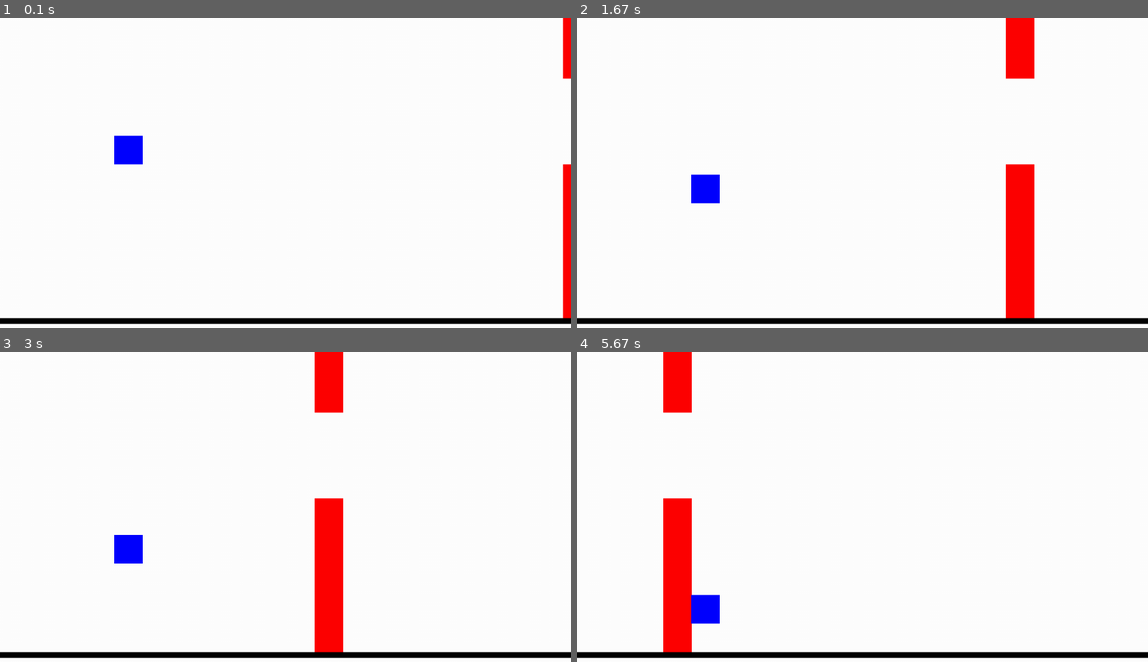
Above: before the commit, frames 1-4 (two rows, left to right).
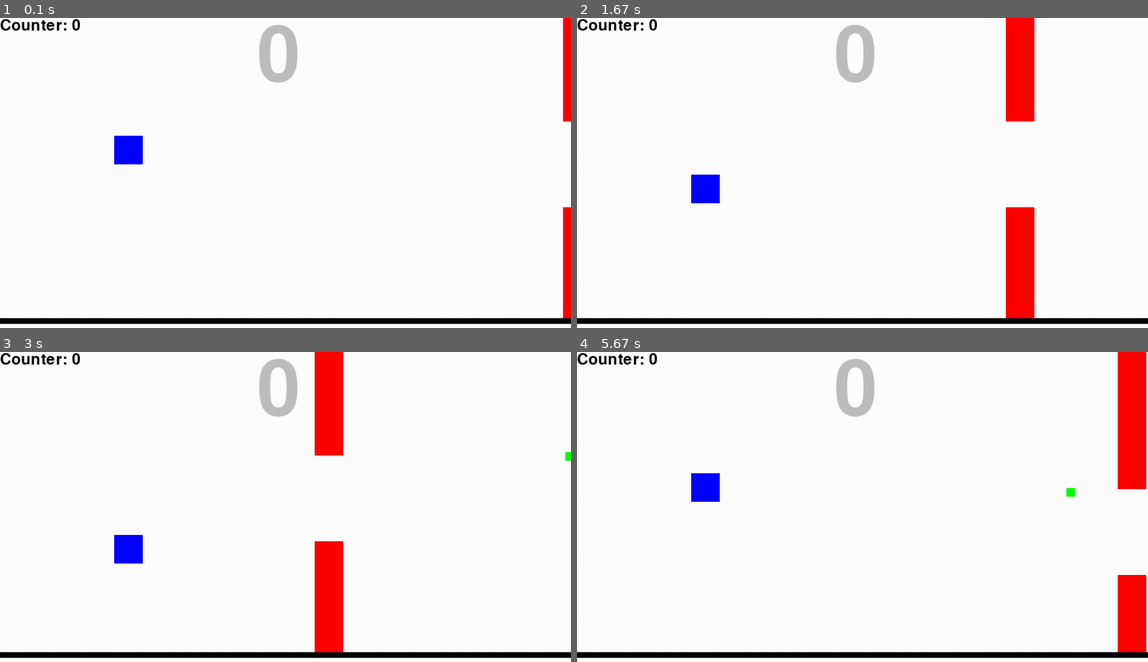
Above: after the commit, the same moments.

Repository: MaximusTrue/Spacedash
Game: pygame game, started from Spacedash.py
The game is run twice, just before and just after one commit, with the same random seed, the same clock (stepped at 60 frames per second) and the same inputs.
Inputs:
- Up to frame 1 (0.1 s): no input
- Up to frame 2 (1.67 s): tap Space at 0.33, 0.73, 1.03, 1.23, 1.57 s
- Up to frame 3 (3 s): tap Space at 1.87, 2.07, 2.37, 2.63, 2.97 s
- Up to frame 4 (5.67 s): tap Space at 3.27, 3.4, 3.8, 4.1, 4.47, 4.87, 5.17, 5.37 s; hold P from 5.3 s (still down)

The runs differ from the first frame. In frame 1, 1.4% of the frame differs, in the area x 0-100%, y 0-62%; in frame 2, 2.4%; in frame 3, 2.4%; in frame 4, 9.0%, in the area x 0-100%, y 0-97%.

Commit message:
Death, Reset, Collectable

Diff:
--- a/Spacedash.py
+++ b/Spacedash.py
@@ -2,10 +2,14 @@
 import random
 from pygame.locals import *
 
+def main():
 
+    gameVel = 1.5
 
-def main():
     pygame.init()
+    myFont = pygame.font.Font(None, 200)
+    myFontRest = pygame.font.Font(None, 72)
+    myFontSmall = pygame.font.Font(None, 40)
 
     pygame.display.set_caption("Spacedash")
 
@@ -21,16 +25,21 @@
 
     groundHeight = DISPLAY.get_height() - DISPLAY.get_height() / 8
 
-    MIN_AST_CLEARANCE = 80
-    astClearance = 150
+    MIN_WALL_CLEARANCE = 80
+    wallClearance = 150
 
-    ast = pygame.Vector2()
+    wall = pygame.Vector2()
 
-    ast.xy = DISPLAY.get_width(), random.randint(astClearance, int(groundHeight - astClearance))
-    astVel = 1.5
+    wall.xy = DISPLAY.get_width(), random.randint(75+wallClearance, int(groundHeight - 75))
 
     pointsScored = 0
     hasScored = False
+
+    collectable = pygame.Vector2()
+    collectable.xy = random.randint(DISPLAY.get_width(), DISPLAY.get_width() + int(DISPLAY.get_width() / 2) ), random.randint(15, int(groundHeight - 15))
+    collectableScore = 0
+
+    dead = False
 
     while True:
 
@@ -42,15 +51,15 @@
         DISPLAY.fill(WHITE)
 
         #Create random obstical BOTTOM
-        if ast.x < -50:
-            ast.y = random.randint(astClearance, int(groundHeight - astClearance))
-            ast.x = DISPLAY.get_width()
+        if wall.x < -50:
+            wall.y = random.randint(75+wallClearance, int(groundHeight - 75)) # - wallClearance
+            wall.x = DISPLAY.get_width()
             hasScored = False
 
-        pygame.draw.rect(DISPLAY, "red", (ast.x, ast.y, 50, DISPLAY.get_height() - ast.y)) # Bottom
-        pygame.draw.rect(DISPLAY, "red", (ast.x, 0, 50, ast.y - astClearance)) # Top
+        pygame.draw.rect(DISPLAY, "red", (wall.x, wall.y, 50, DISPLAY.get_height())) # Bottom
+        pygame.draw.rect(DISPLAY, "red", (wall.x, 0, 50, wall.y - wallClearance)) # Top
 
-        ast.x = ast.x - astVel
+        wall.x = wall.x - gameVel
 
         #Player
         pygame.draw.rect(DISPLAY, BLUE, (player.x, player.y, 50, 50))
@@ -65,7 +74,7 @@
             player.y = groundHeight - 50
 
         keys = pygame.key.get_pressed()
-        if keys[K_SPACE]:
+        if keys[K_SPACE]and not dead:
             playerVel = 0.6
             player.y -= 3.5 #4
 
@@ -73,21 +82,62 @@
         if player.y < 0:
             player.y = 0
 
-        if checkWallCollision(player.x, player.y, ast.x, ast.y, astClearance):
-            print("Game Over")
+        #Die
+        if checkWallCollision(player.x, player.y, wall.x, wall.y, wallClearance):
+            gameVel = 0
+            playerVel = 0
+            dead = True
+            resetText = myFontRest.render("Press P to Reset", True, "black")
+            DISPLAY.blit(resetText, (DISPLAY.get_width() / 2 - 150, DISPLAY.get_height() / 2))
 
-        if player.x > ast.x + 50 and not hasScored:
+        #Reset
+        if dead and keys[K_p]:
+            gameVel = 1.5
+            playerVel = 0.6
+            player.xy = 200,200
+            wall.xy = DISPLAY.get_width(), random.randint(75+wallClearance, int(groundHeight - 75))
+            pointsScored = 0
+            hasScored = False
+            dead = False
+            collectable.xy = random.randint(DISPLAY.get_width(), DISPLAY.get_width() + int(DISPLAY.get_width() / 2) ), random.randint(15, int(groundHeight - 15))
+            collectableScore = 0
+
+
+        if player.x > wall.x + 50 and not hasScored:
             pointsScored += 1
             hasScored = True
-            print("Points: " + str(pointsScored))
+            gameVel += 1.5*0.1
+
+        #Collectable
+        pygame.draw.rect(DISPLAY, "green", (collectable.x, collectable.y, 15, 15))
+        collectable.x -= gameVel
+
+        if(collectable.x < 0):
+            collectable.xy = random.randint(DISPLAY.get_width(), DISPLAY.get_width() + int(DISPLAY.get_width() / 2) ), random.randint(15, int(groundHeight - 15))
+
+        if checkCollision(player.x, player.y, 50, 50, collectable.x, collectable.y, 15, 15):
+            collectableScore = collectableScore + 1
+            collectable.x = random.randint(DISPLAY.get_width(), DISPLAY.get_width() + int(DISPLAY.get_width() / 2))
+            collectable.y = random.randint(15, int(groundHeight - 15))
+
+        if checkWallCollision(collectable.x, collectable.y, wall.x, wall.y, wallClearance):
+            collectable.x = collectable.x - 100
+
+        #Score Display
+        scoreText = myFont.render(str(pointsScored), True, "grey")
+        DISPLAY.blit(scoreText, (DISPLAY.get_width() / 2 - 50, 0))
+
+        #Collectable Counter Display
+        collectableText = myFontSmall.render("Counter: " + str(collectableScore), True, "black")
+        DISPLAY.blit(collectableText, (0,0))
 
 
         pygame.draw.rect(DISPLAY, "white", (0, groundHeight + 10, DISPLAY.get_width(), DISPLAY.get_height() - groundHeight))
         pygame.display.update()
         pygame.time.delay(10)
 
-def checkWallCollision(x1, y1, x2, y2, astClearance):
-    return (x2 <= x1 + 50 and x1 <= x2 + 50) and (y1 + 50 >= y2 or y1 <= y2 - astClearance)
+def checkWallCollision(x1, y1, x2, y2, wallClearance):
+    return (x2 <= x1 + 50 and x1 <= x2 + 50) and (y1 + 50 >= y2 or y1 <= y2 - wallClearance)
 
 def checkCollision(x1, y1, width_1, height_1, x2, y2, width_2, height_2):
     return x1 + width_1 >= x2 and x1 <= x2 + width_2 and y1 + width_1 >= y2 and y1 <= y2 + height_2
